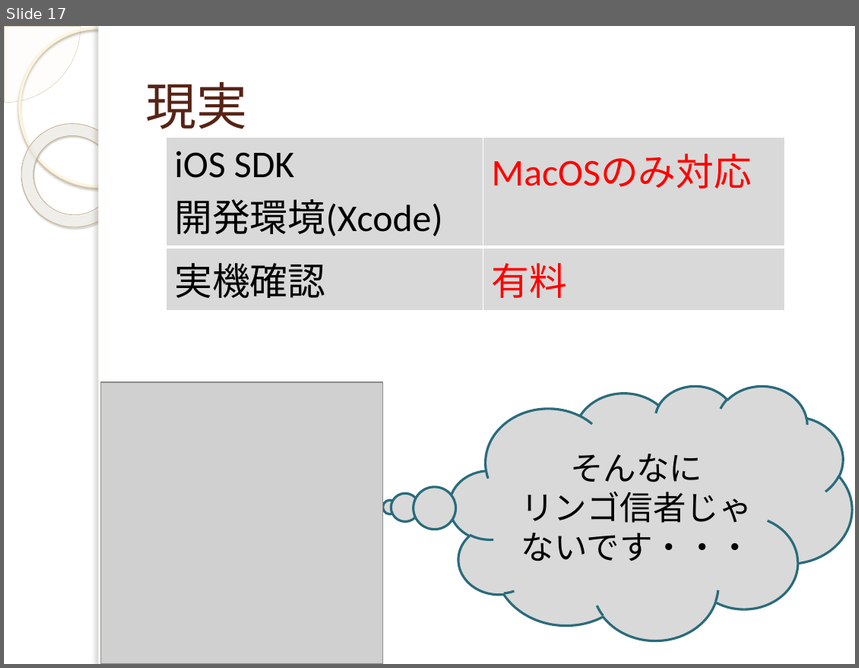
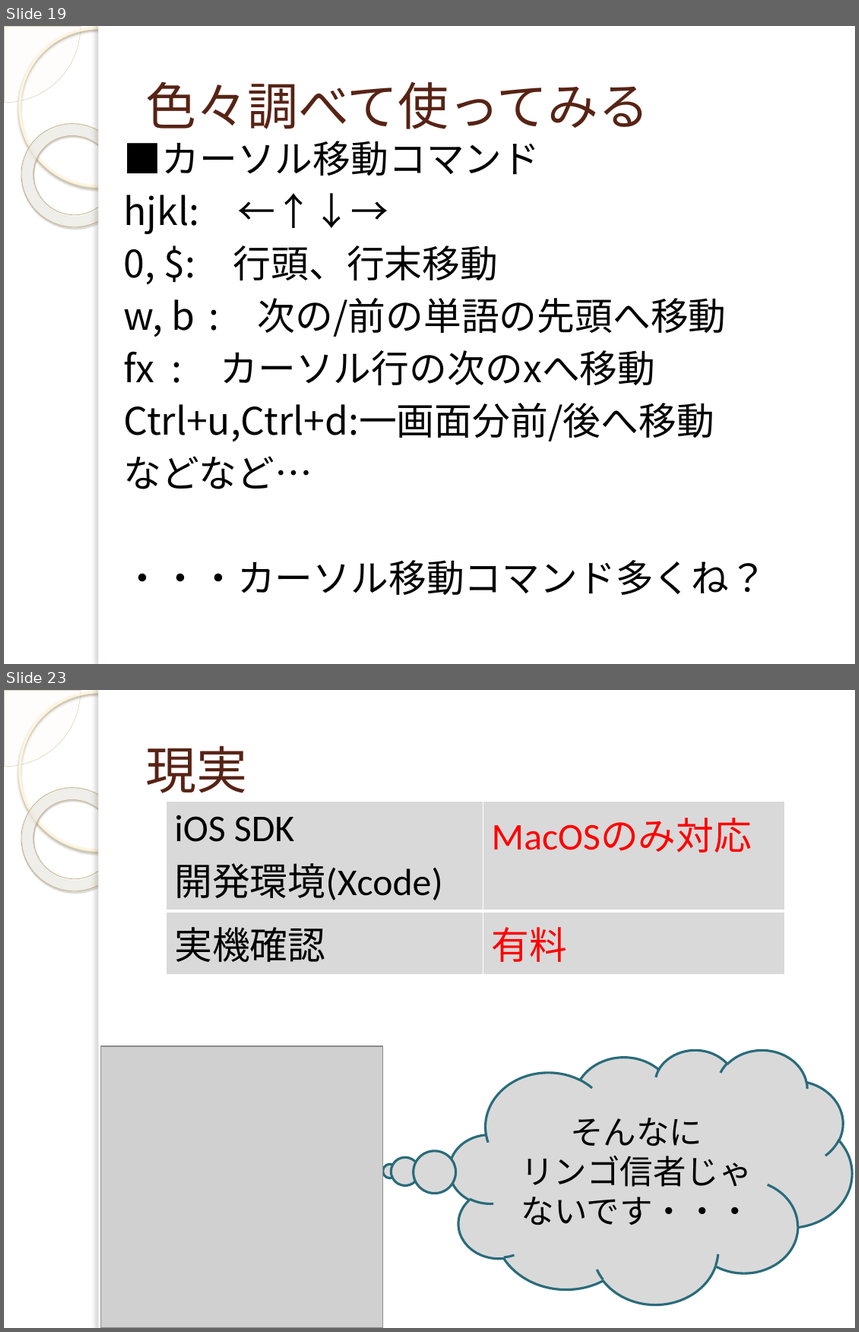
Before and after one commit to yuridonus/FEstudy, a slide deck: vimmer.pptx. Shown one above the other, each under a label of ours: slide 17 before the commit, slides 19 and 23 after it; the slides between them are not shown. The pictures are 859x668 and 859x1332 pixels, drawn with LibreOffice and Linux fonts; fonts in the diff are those of the drawing; grey boxes stand for pictures; background and template pictures are left out. Boxes give left, top, right and bottom in pixels: in the first picture for what was removed or moved away, otherwise in the second. Text is boxed around its words. In the diff, an @@ line names an element or a change of style, - is before the commit and + after.

```diff
--- a/vimmer.pptx
+++ b/vimmer.pptx
@@ slide 19 added at box(4, 26, 855, 664), background picture (left out); not listed: 5 template elements that a slide beside it also shows @@
@@ title added at box(146, 81, 649, 129), 43 pt, text #572314 @@
+色々調べて使ってみる
@@ text added at box(124, 141, 768, 595), 32 pt, text #000000 @@
+■カーソル移動コマンド
+hjkl: ←↑↓→
+0, $: 行頭、行末移動
+w, b : 次の/前の単語の先頭へ移動
+fx : カーソル行の次のxへ移動
+Ctrl+u,Ctrl+d:一画面分前/後へ移動
+などなど…
+・・・カーソル移動コマンド多くね？
@@ what was slide 17 is now slide 23 @@
```
Also in this commit, not shown: 6 slides changed, 7 other slides added, 2 slides removed.
